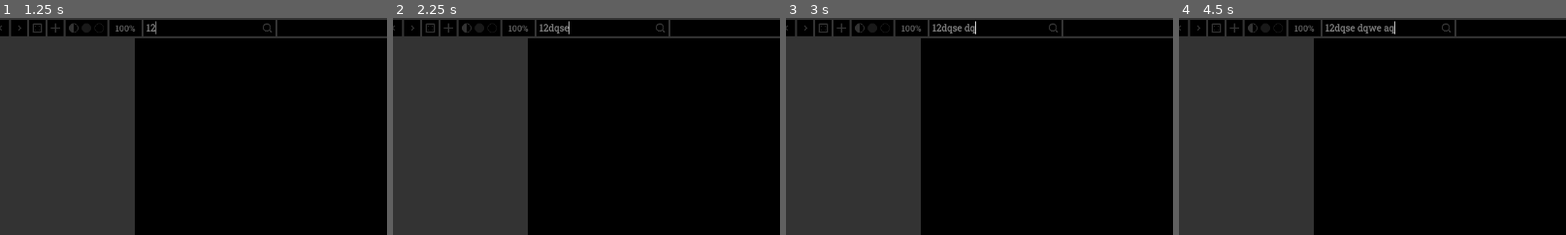
Above: before the commit, frames 1-4 (left to right).
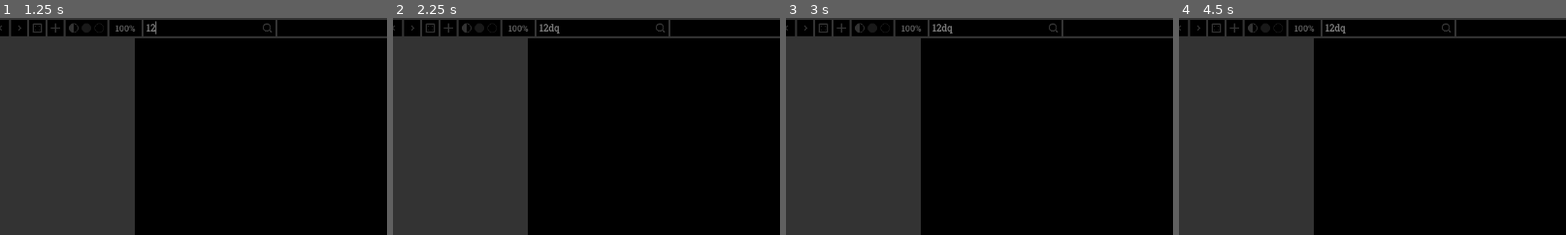
Above: after the commit, the same moments.

Repository: zehll/Nexo
Game: Godot game, scene res://Principal/Principal.tscn
Same seed, same stepped clock (60 frames per second), same inputs: the game is played once before the commit and once after it.
Inputs (mouse positions are % of the whole screen's width and height, from its top left):
- Up to frame 1 (1.25 s): click (39, 2) at 0.52 s; type "12" at 0.6 s
- Up to frame 2 (2.25 s): tap Enter at 1.25 s; move the mouse to (72, 45) at 1.27 s; hold D 1.28-2.03 s; hold Q 1.28-2.03 s; click (72, 45) at 1.42 s; move the mouse to (30, 55) at 2.02 s; hold S from 2.03 s (still down); tap E at 2.1 s; click (30, 55) at 2.17 s
- Up to frame 3 (3 s): tap Space at 2.75 s; move the mouse to (60, 28) at 2.77 s; release S at 2.78 s; hold D from 2.78 s (still down); hold Q from 2.78 s (still down); click (60, 28) at 2.92 s
- Up to frame 4 (4.5 s): tap Enter at 3.5 s; move the mouse to (45, 70) at 3.52 s; release D at 3.53 s; release Q at 3.53 s; hold W 3.53-4.28 s; tap E at 3.6 s; click (45, 70) at 3.67 s; tap Space at 4.25 s; move the mouse to (80, 65) at 4.27 s; hold A from 4.28 s (still down); hold Q from 4.28 s (still down); click (80, 65) at 4.42 s
The pictures show only the part of the screen within x 13-63%, y 0-50%; the shares and areas given below are measured in that part.

Frame 1 is identical in both runs. In frame 2, less than 0.1% of the frame differs, in the area x 43-46%, y 1-8%; in frame 3, 0.1%; in frame 4, 0.3%, in the area x 43-56%, y 1-8%.

Commit message:
Atualizar Cor
Adicionada a função de atualizar a cor dos botões conforme o mouse está em cima deles ou conforme há um clique.

Diff:
--- a/Botoes/Botoes.gd
+++ b/Botoes/Botoes.gd
@@ -39,6 +39,13 @@
 
 # INICIAR
 func _ready() -> void:
+	for item in [Novo,Abrir,Salvar,Modo,Voltar,Esquerda,Direita,Sorteio,Adicionar,TelaCheia,Minimizar,Maximizar,Sair,VerAmbos,VerMarcados,VerDesmarcados,Digitacao,IconeBuscar]:
+		item.mouse_entered.connect(Mouse.localizar.bind(item))
+		item.mouse_exited.connect(Mouse.localizar.bind(Mouse))
+	Mouse.Saiu.connect(_atualizar_cor.bind(0))
+	Mouse.Entrou.connect(_atualizar_cor.bind(1))
+	Mouse.IniciouClique.connect(_atualizar_cor.bind(2))
+	Mouse.CliqueValido.connect(_clique)
 	get_viewport().size_changed.connect(_atualizar_tamanho)
 	_atualizar_tamanho()
 
@@ -51,3 +58,20 @@
 	TelaCheia.position.x = Minimizar.position.x - 27.0
 	Titulo.size.x = tamanho_da_janela.x - 672.0
 	TextoTitulo.size.x = Titulo.size.x
+
+# ATUALIZAR COR
+func _atualizar_cor(botao: Node, estado: int) -> void:
+	if [Novo,Abrir,Salvar,Modo,Voltar,Esquerda,Direita,Sorteio,Adicionar,TelaCheia,Minimizar,Maximizar,Sair].has(botao):
+		if estado == 0:
+			botao.color = Color(0.0,0.0,0.0,1.0)
+			botao.get_children()[0].self_modulate = Color(0.2,0.2,0.2,1.0)
+		elif estado == 1:
+			botao.color = Color(0.07,0.07,0.07,1.0)
+			botao.get_children()[0].self_modulate = Color(0.27,0.27,0.27,1.0)
+		elif estado == 2:
+			botao.color = Color(0.15,0.15,0.15,1.0)
+			botao.get_children()[0].self_modulate = Color(0.36,0.35,0.35,1.0)
+
+# COMPUTAR CLIQUE
+func _clique(botao: Node) -> void:
+	pass
--- a/Botoes/Botoes.tscn
+++ b/Botoes/Botoes.tscn
@@ -298,6 +298,8 @@
 offset_top = 5.0
 offset_right = 191.0
 offset_bottom = 19.0
+mouse_filter = 0
+mouse_default_cursor_shape = 2
 texture = ExtResource("10_xw5wf")
 expand_mode = 1
 
--- a/ListaDeImagens/ItemImagem/ItemImagem.gd
+++ b/ListaDeImagens/ItemImagem/ItemImagem.gd
@@ -24,9 +24,103 @@
 			Apagar.self_modulate = Color(0.2,0.0,0.0,1.0)
 			Nome.self_modulate = Color(0.5,0.0,0.0,1.0)
 	atualizar_tamanho()
+	for item in [self,Apagar]:
+		item.mouse_entered.connect(Mouse.localizar.bind(item))
+		item.mouse_exited.connect(Mouse.localizar.bind(Mouse))
+	Mouse.Saiu.connect(_atualizar_cor.bind(0))
+	Mouse.Entrou.connect(_atualizar_cor.bind(1))
+	Mouse.IniciouClique.connect(_atualizar_cor.bind(2))
+	Mouse.CliqueValido.connect(_clique)
 
 # ATUALIZAR TAMANHO
 func atualizar_tamanho() -> void:
 	var largura_da_lista: float = self.get_parent().size.x
 	Apagar.position.x = largura_da_lista - 25.0
 	Nome.size.x = largura_da_lista - 35.0
+
+# ATUALIZAR COR
+func _atualizar_cor(botao: Node, estado: int) -> void:
+	if botao == self:
+		if estado == 0:
+			if ModoImagem:
+				self.color = Color(0.0,0.0,0.0,1.0)
+				Nome.self_modulate = Color(0.5,0.5,0.5,1.0)
+			else:
+				if Marcado:
+					self.color = Color(0.0,0.0,0.0,1.0)
+					Nome.self_modulate = Color(0.0,0.5,0.0,1.0)
+				else:
+					self.color = Color(0.0,0.0,0.0,1.0)
+					Nome.self_modulate = Color(0.5,0.0,0.0,1.0)
+		elif estado == 1:
+			if ModoImagem:
+				self.color = Color(0.05,0.05,0.05,1.0)
+				Nome.self_modulate = Color(0.55,0.55,0.55,1.0)
+			else:
+				if Marcado:
+					self.color = Color(0.0,0.05,0.0,1.0)
+					Nome.self_modulate = Color(0.0,0.55,0.0,1.0)
+				else:
+					self.color = Color(0.05,0.0,0.0,1.0)
+					Nome.self_modulate = Color(0.55,0.0,0.0,1.0)
+		elif estado == 2:
+			if ModoImagem:
+				self.color = Color(0.1,0.1,0.1,1.0)
+				Nome.self_modulate = Color(0.6,0.6,0.6,1.0)
+			else:
+				if Marcado:
+					self.color = Color(0.0,0.1,0.0,1.0)
+					Nome.self_modulate = Color(0.0,0.6,0.0,1.0)
+				else:
+					self.color = Color(0.1,0.0,0.0,1.0)
+					Nome.self_modulate = Color(0.6,0.0,0.0,1.0)
+	elif botao == Apagar:
+		if estado == 0:
+			if ModoImagem:
+				self.color = Color(0.0,0.0,0.0,1.0)
+				Nome.self_modulate = Color(0.5,0.5,0.5,1.0)
+				Apagar.self_modulate = Color(0.2,0.2,0.2,1.0)
+			else:
+				if Marcado:
+					self.color = Color(0.0,0.0,0.0,1.0)
+					Nome.self_modulate = Color(0.0,0.5,0.0,1.0)
+					Apagar.self_modulate = Color(0.0,0.2,0.0,1.0)
+				else:
+					self.color = Color(0.0,0.0,0.0,1.0)
+					Nome.self_modulate = Color(0.5,0.0,0.0,1.0)
+					Apagar.self_modulate = Color(0.2,0.0,0.0,1.0)
+		elif estado == 1:
+			if ModoImagem:
+				self.color = Color(0.05,0.05,0.05,1.0)
+				Nome.self_modulate = Color(0.55,0.55,0.55,1.0)
+				Apagar.self_modulate = Color(0.25,0.25,0.25,1.0)
+			else:
+				if Marcado:
+					self.color = Color(0.0,0.05,0.0,1.0)
+					Nome.self_modulate = Color(0.0,0.55,0.0,1.0)
+					Apagar.self_modulate = Color(0.0,0.25,0.0,1.0)
+				else:
+					self.color = Color(0.05,0.0,0.0,1.0)
+					Nome.self_modulate = Color(0.55,0.0,0.0,1.0)
+					Apagar.self_modulate = Color(0.25,0.0,0.0,1.0)
+		elif estado == 2:
+			if ModoImagem:
+				self.color = Color(0.05,0.05,0.05,1.0)
+				Nome.self_modulate = Color(0.55,0.55,0.55,1.0)
+				Apagar.self_modulate = Color(0.3,0.3,0.3,1.0)
+			else:
+				if Marcado:
+					self.color = Color(0.0,0.05,0.0,1.0)
+					Nome.self_modulate = Color(0.0,0.55,0.0,1.0)
+					Apagar.self_modulate = Color(0.0,0.3,0.0,1.0)
+				else:
+					self.color = Color(0.05,0.0,0.0,1.0)
+					Nome.self_modulate = Color(0.55,0.0,0.0,1.0)
+					Apagar.self_modulate = Color(0.3,0.0,0.0,1.0)
+
+# COMPUTAR CLIQUE
+func _clique(botao: Node) -> void:
+	if botao == self:
+		pass
+	elif botao == Apagar:
+		pass
--- a/ListaDeImagens/ListaDeImagens.gd
+++ b/ListaDeImagens/ListaDeImagens.gd
@@ -31,6 +31,10 @@
 	for item in [Margem,EsquerdaTres,EsquerdaDois,EsquerdaUm,DireitaUm,DireitaDois,DireitaTres]:
 		item.mouse_entered.connect(Mouse.localizar.bind(item))
 		item.mouse_exited.connect(Mouse.localizar.bind(Mouse))
+	Mouse.Saiu.connect(_atualizar_cor.bind(0))
+	Mouse.Entrou.connect(_atualizar_cor.bind(1))
+	Mouse.IniciouClique.connect(_atualizar_cor.bind(2))
+	Mouse.CliqueValido.connect(_clique)
 	get_viewport().size_changed.connect(_atualizar_tamanho)
 	_atualizar_tamanho()
 
@@ -51,6 +55,28 @@
 		item.position.x = (largura_dos_botoes / 2.0) - 10.0
 	for item in Lista.get_children():
 		item.atualizar_tamanho()
+
+# ATUALIZAR COR
+func _atualizar_cor(botao: Node, estado: int) -> void:
+	if [EsquerdaTres,EsquerdaDois,EsquerdaUm,DireitaUm,DireitaDois,DireitaTres].has(botao):
+		if estado == 0:
+			botao.color = Color(0.0,0.0,0.0,1.0)
+			botao.get_children()[0].self_modulate = Color(0.2,0.2,0.2,1.0)
+		elif estado == 1:
+			botao.color = Color(0.05,0.05,0.05,1.0)
+			botao.get_children()[0].self_modulate = Color(0.25,0.25,0.25,1.0)
+		elif estado == 2:
+			botao.color = Color(0.1,0.1,0.1,1.0)
+			botao.get_children()[0].self_modulate = Color(0.3,0.3,0.3,1.0)
+
+# COMPUTAR CLIQUE
+func _clique(botao: Node) -> void:
+	if botao == EsquerdaTres: pass
+	elif botao == EsquerdaDois: pass
+	elif botao == EsquerdaUm: pass
+	elif botao == DireitaUm: pass
+	elif botao == DireitaDois: pass
+	elif botao == DireitaTres: pass
 
 # PROCESSO CONTÍNUO
 func _physics_process(_delta: float) -> void:
--- a/ListaDeRotulos/ListaDeRotulos.gd
+++ b/ListaDeRotulos/ListaDeRotulos.gd
@@ -28,6 +28,10 @@
 	for item in [Margem,EsquerdaTres,EsquerdaDois,EsquerdaUm,DireitaUm,DireitaDois,DireitaTres]:
 		item.mouse_entered.connect(Mouse.localizar.bind(item))
 		item.mouse_exited.connect(Mouse.localizar.bind(Mouse))
+	Mouse.Saiu.connect(_atualizar_cor.bind(0))
+	Mouse.Entrou.connect(_atualizar_cor.bind(1))
+	Mouse.IniciouClique.connect(_atualizar_cor.bind(2))
+	Mouse.CliqueValido.connect(_clique)
 	get_viewport().size_changed.connect(_atualizar_tamanho)
 	_atualizar_tamanho()
 
@@ -48,6 +52,28 @@
 	for item in [IconeEsquerdaTres,IconeEsquerdaDois,IconeEsquerdaUm,IconeDireitaUm,IconeDireitaDois,IconeDireitaTres]:
 		item.position.x = (largura_dos_botoes / 2.0) - 10.0
 
+# ATUALIZAR COR
+func _atualizar_cor(botao: Node, estado: int) -> void:
+	if [EsquerdaTres,EsquerdaDois,EsquerdaUm,DireitaUm,DireitaDois,DireitaTres].has(botao):
+		if estado == 0:
+			botao.color = Color(0.0,0.0,0.0,1.0)
+			botao.get_children()[0].self_modulate = Color(0.2,0.2,0.2,1.0)
+		elif estado == 1:
+			botao.color = Color(0.05,0.05,0.05,1.0)
+			botao.get_children()[0].self_modulate = Color(0.25,0.25,0.25,1.0)
+		elif estado == 2:
+			botao.color = Color(0.1,0.1,0.1,1.0)
+			botao.get_children()[0].self_modulate = Color(0.3,0.3,0.3,1.0)
+
+# COMPUTAR CLIQUE
+func _clique(botao: Node) -> void:
+	if botao == EsquerdaTres: pass
+	elif botao == EsquerdaDois: pass
+	elif botao == EsquerdaUm: pass
+	elif botao == DireitaUm: pass
+	elif botao == DireitaDois: pass
+	elif botao == DireitaTres: pass
+
 # PROCESSO CONTÍNUO
 func _physics_process(_delta: float) -> void:
 	if Mouse.Clicando and Mouse.LocalValido == Margem:
--- a/Principal/Mouse.gd
+++ b/Principal/Mouse.gd
@@ -1,4 +1,7 @@
 extends Node
+
+# PRINCIPAL
+var Principal: CPrincipal
 
 # SINAIS
 signal Entrou(local: Node)
@@ -22,6 +25,7 @@
 				emit_signal("IniciouClique",LocalValido)
 				LocalUltimoClique = get_viewport().get_mouse_position()
 				MomentoUltimoClique = Time.get_ticks_msec()
+				if not LocalValido is LineEdit: Principal.Exibidor.grab_focus()
 			else:
 				if LocalAtual == LocalValido:
 					emit_signal("CliqueValido",LocalValido)
--- a/Principal/Principal.gd
+++ b/Principal/Principal.gd
@@ -25,3 +25,7 @@
 # ...RÓTULO = [NOME, SUPERIOR]
 # ......NOME = "Florestas"
 # ......SUPERIOR = "Paisagens"
+
+# INICIAR
+func _ready() -> void:
+	Mouse.Principal = self
--- a/Principal/Principal.tscn
+++ b/Principal/Principal.tscn
@@ -13,6 +13,7 @@
 [node name="Exibidor" parent="." instance=ExtResource("1_2i5fx")]
 offset_right = 1152.0
 offset_bottom = 648.0
+focus_mode = 1
 
 [node name="ListaDeImagens" parent="." instance=ExtResource("3_s621j")]
 
